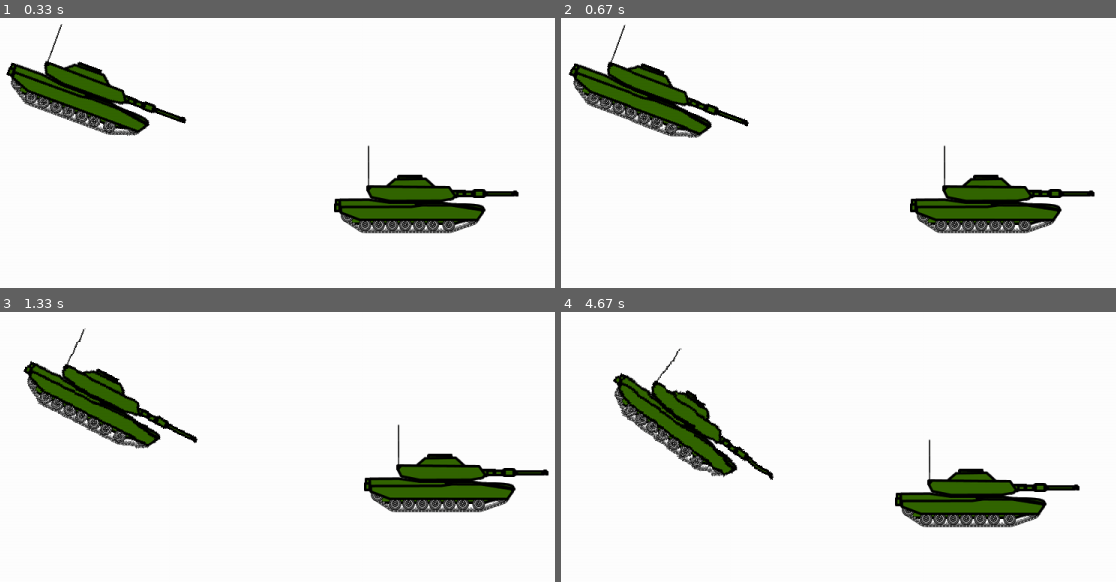
Above: before the commit, frames 1-4 (two rows, left to right).
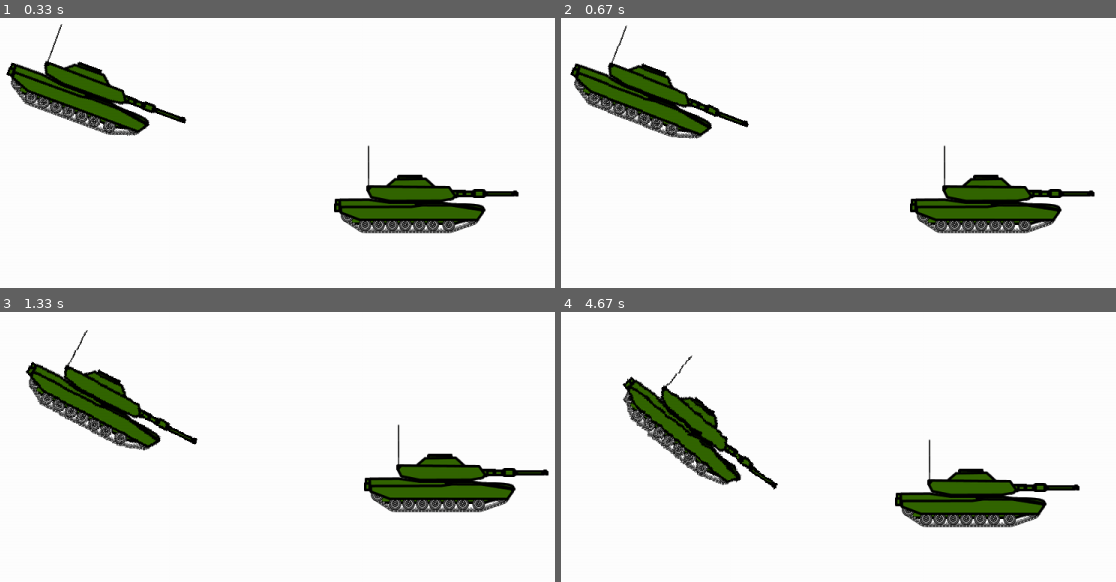
Above: after the commit, the same moments.

Repository: Samrocks58/coding-stuff
Game: pygame game, started from tank game.py
Same seed, same stepped clock (60 frames per second), same inputs: the game is played once before the commit and once after it.
Inputs:
- Up to frame 1 (0.33 s): no input
- Up to frame 2 (0.67 s): hold Right from 0.33 s (still down)
- Up to frame 3 (1.33 s): release Right at 0.8 s; hold Up 0.83-1.13 s; hold Right from 1.17 s (still down)
- Up to frame 4 (4.67 s): release Right at 1.63 s; hold Left 1.67-2.2 s; hold Down 2.23-2.53 s; hold Left 2.57-2.97 s; hold Up 3-3.37 s; hold Right 3.4-4.03 s; hold Down 4.07-4.43 s; hold Left from 4.47 s (still down)

Frame 1 is identical in both runs. In frame 2, 1.6% of the frame differs, in the area x 1-34%, y 2-45%; in frame 3, 2.0%; in frame 4, 3.3%, in the area x 9-40%, y 13-66%.

Commit message:
Update tank game.py

Diff:
--- a/tank game.py
+++ b/tank game.py
@@ -39,22 +39,22 @@
                 quit()
             if event.key == pygame.K_LEFT:
                 playerX -= 20
-                new_angle=math.degrees(math.atan(abs(opponentX-playerX)/abs(opponentY-playerY)))-90
+                new_angle=round(math.degrees(math.atan(abs(opponentX-playerX)/abs(opponentY-playerY)))-90)
                 degrees_turning=current_degrees-new_angle
                 opponent_tank=pygame.transform.rotate(opponent_tank, degrees_turning)
             if event.key == pygame.K_RIGHT:
                 playerX += 20
-                new_angle=math.degrees(math.atan(abs(opponentX-playerX)/abs(opponentY-playerY)))-90
+                new_angle=round(math.degrees(math.atan(abs(opponentX-playerX)/abs(opponentY-playerY)))-90)
                 degrees_turning=current_degrees-new_angle
                 opponent_tank=pygame.transform.rotate(opponent_tank, degrees_turning)
             if event.key == pygame.K_UP:
                 playerY -= 20
-                new_angle=math.degrees(math.atan(abs(opponentX-playerX)/abs(opponentY-playerY)))-90
+                new_angle=round(math.degrees(math.atan(abs(opponentX-playerX)/abs(opponentY-playerY)))-90)
                 degrees_turning=current_degrees-new_angle
                 opponent_tank=pygame.transform.rotate(opponent_tank, degrees_turning)
             if event.key == pygame.K_DOWN:
                 playerY += 20
-                new_angle=math.degrees(math.atan(abs(opponentX-playerX)/abs(opponentY-playerY)))-90
+                new_angle=round(math.degrees(math.atan(abs(opponentX-playerX)/abs(opponentY-playerY)))-90)
                 degrees_turning=current_degrees-new_angle
                 opponent_tank=pygame.transform.rotate(opponent_tank, degrees_turning)
     pygame.display.flip()
